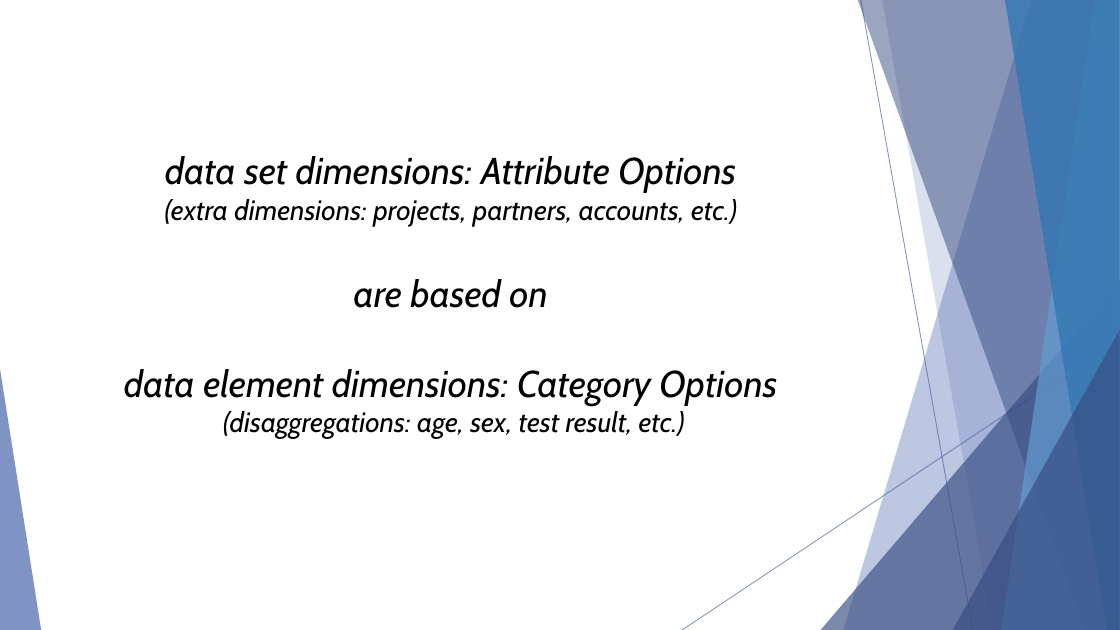
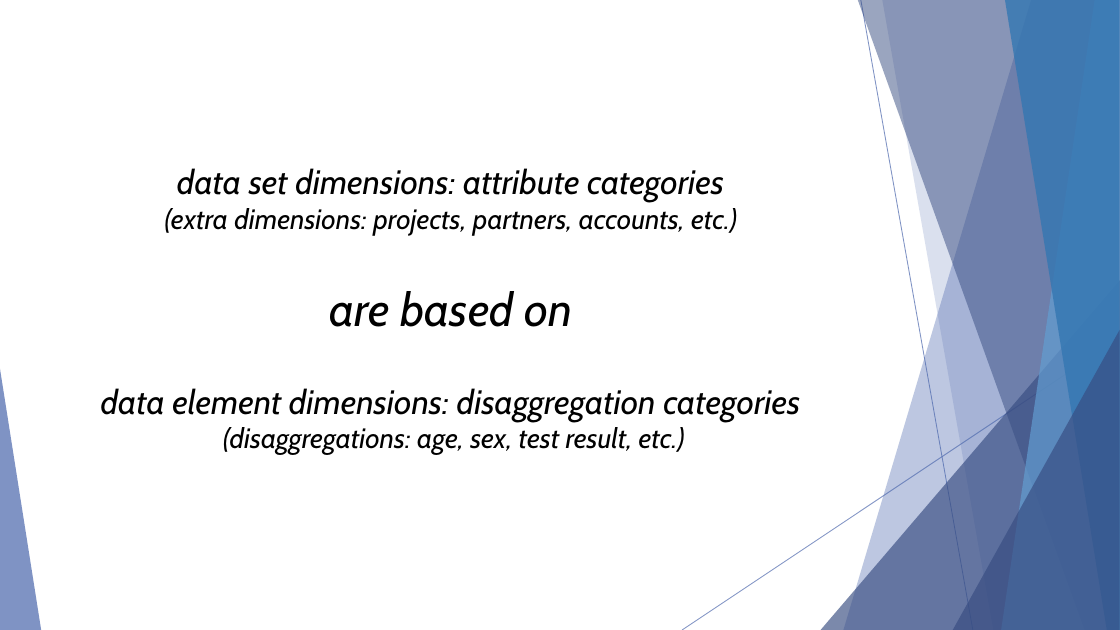
Before and after one commit to hispus/presentations, a slide deck: slide 10 of Complex_Data_Modelling/Complex_Data_Modelling.pptx. Drawn at 1120x630 pixels with LibreOffice and Linux fonts; fonts in the diff are those of the drawing; background and template pictures are left out. Boxes give left, top, right and bottom in pixels: in the first picture for what was removed or moved away, otherwise in the second. Text is boxed around its words. In the diff, an @@ line names an element or a change of style, - is before the commit and + after.

Commit message:
Updates Complex Data Modelling presentation

```diff
--- a/Complex_Data_Modelling/Complex_Data_Modelling.pptx
+++ b/Complex_Data_Modelling/Complex_Data_Modelling.pptx
@@ text "data set dimensions: attribute categories": place and size @@
-text "data set dimensions: attribute categories" at bbox=[124, 156, 777, 439]
+text "data set dimensions: attribute categories" at bbox=[101, 168, 800, 455]
@@ text at bbox=[177, 168, 724, 202]: text changed; size 32 to 29 pt @@
-data set dimensions: Attribute Options
+data set dimensions: attribute categories
@@ text at bbox=[330, 291, 572, 327]: size 32 to 40 pt in "are based on" @@
@@ text at bbox=[101, 388, 800, 421]: text changed; size 32 to 29 pt @@
-data element dimensions: Category Options
+data element dimensions: disaggregation categories
```
Also in this commit, not shown: 31 other slides changed, 1 other file.
